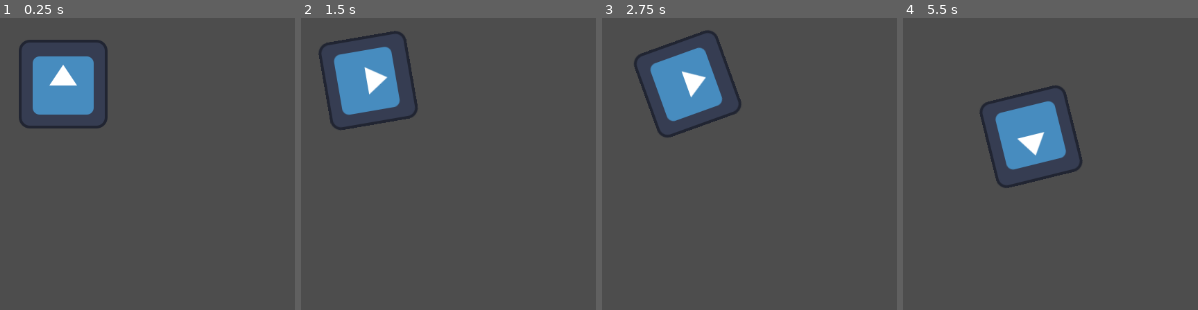
Above: before the commit, frames 1-4 (left to right).
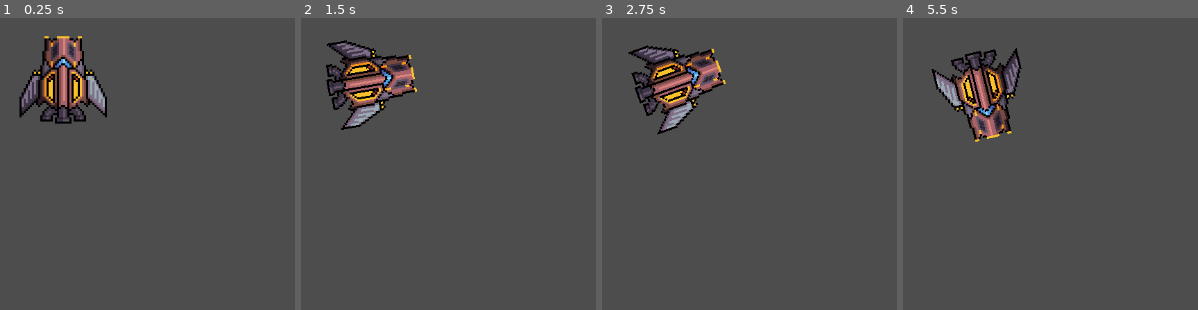
Above: after the commit, the same moments.

Repository: alifeee/space-pirates
Game: Godot game, scene res://NodeScenes/AstroidsTest.tscn
The game is run twice, just before and just after one commit, with the same random seed, the same clock (stepped at 60 frames per second) and the same inputs. The engine's default icon, where the game draws it, is replaced by a stand-in: a white triangle on a blue panel in a dark square.
Inputs (mouse positions are in pixels of both pictures, inside the frame that each line leads up to):
- Up to frame 1 (0.25 s): no input
- Up to frame 2 (1.5 s): tap Enter at 0.5 s; move the mouse to (539, 61) at 0.52 s; hold Right (right) from 0.53 s (still down); tap Space (add_coal) at 0.6, 1.35 s; click (539, 61) at 0.67 s; move the mouse to (outside the picture) at 1.27 s
- Up to frame 3 (2.75 s): move the mouse to (outside the picture) at 2.02 s; release Right (right) at 2.03 s; hold Left (left) from 2.03 s (still down); tap Space (add_coal) at 2.1 s
- Up to frame 4 (5.5 s): move the mouse to (926, 175) at 2.77 s; release Left (left) at 2.78 s; hold Right (right) 2.78-4.28 s; tap Space (add_coal) every 0.75 s from 2.85 to 5.1 s; click (926, 175) at 2.92 s; move the mouse to (outside the picture) at 3.52 s; move the mouse to (outside the picture) at 4.27 s; hold Left (left) 4.28-5.03 s; move the mouse to (1006, 85) at 5.02 s; hold Right (right) from 5.03 s (still down); click (1006, 85) at 5.17 s

The runs differ from the first frame. In frame 1, 6.8% of the frame differs, in the area x 6-37%, y 6-38%; in frame 2, 6.8%; in frame 3, 6.8%; in frame 4, 9.8%, in the area x 9-61%, y 10-59%.

Commit message:
push of ship stuff

Diff:
--- a/NodeScenes/AstroidsTest.tscn
+++ b/NodeScenes/AstroidsTest.tscn
@@ -1,7 +1,7 @@
 [gd_scene load_steps=4 format=3 uid="uid://c8cyweua1jrrv"]
 
-[ext_resource type="Texture2D" uid="uid://l4x71iwuv6hv" path="res://icon.svg" id="1_chsn2"]
 [ext_resource type="Script" path="res://Scripts/ShipController.gd" id="1_jfeiv"]
+[ext_resource type="Texture2D" uid="uid://b1f1rtugrqdat" path="res://Assets/Space shit/spaceship/spaceship.png" id="2_ka45g"]
 
 [sub_resource type="CapsuleShape2D" id="CapsuleShape2D_08qko"]
 
@@ -10,10 +10,13 @@
 [node name="CharacterBody2D" type="CharacterBody2D" parent="."]
 position = Vector2(577, 322)
 script = ExtResource("1_jfeiv")
+max_move_speed = 200.0
+deceleration = 1.5
 
 [node name="CollisionShape2D" type="CollisionShape2D" parent="CharacterBody2D"]
 scale = Vector2(6, 6)
 shape = SubResource("CapsuleShape2D_08qko")
 
 [node name="Sprite2D" type="Sprite2D" parent="CharacterBody2D"]
-texture = ExtResource("1_chsn2")
+scale = Vector2(0.3, 0.3)
+texture = ExtResource("2_ka45g")
--- a/Scripts/ShipController.gd
+++ b/Scripts/ShipController.gd
@@ -22,17 +22,15 @@
 
 func _physics_process(delta):
 	if(coal_count > 0):
-		move_speed += acceleration
+		move_speed = move_toward(move_speed, max_move_speed, acceleration)
 		move_speed = clamp(move_speed, 0, max_move_speed)
 		velocity = -transform.y * move_speed
 		coal_count -= coal_burn_rate * delta
 	else:
-		move_speed -= deceleration
-		move_speed = clamp(move_speed, 0, 400)
+		move_speed = move_toward(move_speed, 0, deceleration)
+		move_speed = clamp(move_speed, 0, max_move_speed)
 		velocity = -transform.y * move_speed
 		coal_count = 0;
-		if(velocity < Vector2(0,0)):
-			velocity = Vector2(0,0)
 
 	rotation += rotation_direction * rotation_speed * delta
 	move_and_slide()
--- a/project.godot
+++ b/project.godot
@@ -60,5 +60,6 @@
 
 [rendering]
 
+textures/canvas_textures/default_texture_filter=0
 renderer/rendering_method="gl_compatibility"
 renderer/rendering_method.mobile="gl_compatibility"
